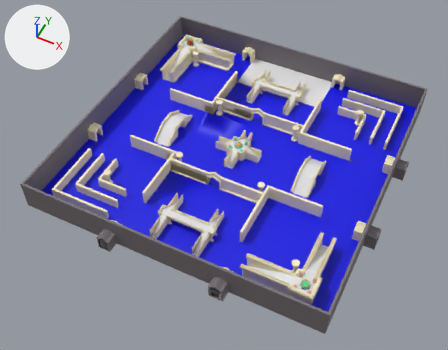
The FBX model Assets/Models/stage/stage_texturized.fbx, before and after one commit.
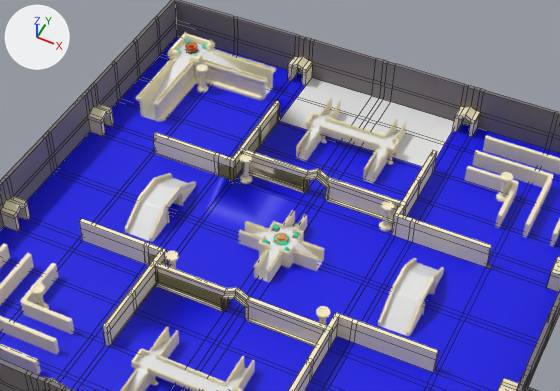
There are two pictures of each version: one whole from a camera (50 mm lens) standing at (36.8, -80.1, 92.1) and looking at (-0.5, -5.5, -1.2), one close up on the part from 19% to 87% of the width and 5% to 65% of the height. Arrows for +X, +Y and +Z are at upper left; the lights stay in place. The close-ups show mesh edges as thin lines. Where no turn or scale is listed for an object, it has been applied to the vertices. Vertices at the same position are counted once.

Before the edit, the objects in view are built like this:
```python
me_cube_001 = bpy.data.meshes.new('Cube.001')
me_cube_001.from_pydata(...)  # 2210 vertices, 2305 faces; spans x -32.1..32.1, y -32.1..32.1, z 0.0..6.0
# faces by material slot: [1338, 348, 31, 588]
me_cube_001.materials.append(mat_material_001)  # grey #777074
me_cube_001.materials.append(mat_material_002)  # its picture is missing
me_cube_001.materials.append(mat_material_009)  # its picture is missing
me_cube_001.materials.append(mat_material_010)  # beige #f5ebc5
me_cube_009 = bpy.data.meshes.new('Cube.009')
me_cube_009.from_pydata(...)  # 1608 vertices, 1564 faces; spans x -0.44..11.08, y -8.26..1.79, z -0.77..1.67
# faces by material slot: [1495, 69]
me_cube_009.materials.append(mat_material_010)  # beige #f5ebc5
me_cube_009.materials.append(mat_material_006)  # its picture is missing
me_cube_011 = bpy.data.meshes.new('Cube.011')
me_cube_011.from_pydata(...)  # 142 vertices, 107 faces; spans x -10.4..42.9, y -10.6..42.1, z -1.0..1.0
me_cube_011.materials.append(mat_material_010)  # beige #f5ebc5
ob_cube = bpy.data.objects.new('Cube', me_cube_001)
ob_cube.location = (0.0, 0.0, 0.0)
ob_cube_008 = bpy.data.objects.new('Cube.008', me_cube_011)
ob_cube_008.location = (-16.24, -15.72, 1.48)
ob_cube_010 = bpy.data.objects.new('Cube.010', me_cube_009)
ob_cube_010.location = (-5.43, 22.94, 1.26)
# also in view: 'Cube.009' at (-0.1, -21.2, 1.7); 'Cube.007' at (15.3, 0.0, 1.9); 'Cube.004' at (-15.2, 0.0, 1.9); 'Cube.001' at (0.0, 0.0, 1.7); 'Cube.011' at (-19.8, 19.7, 2.5)
```
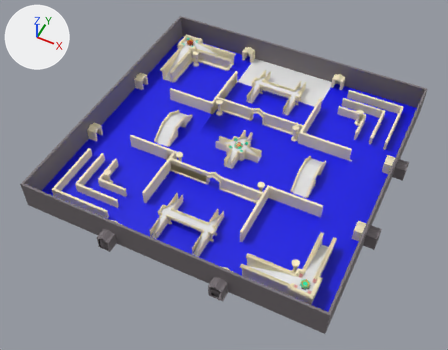
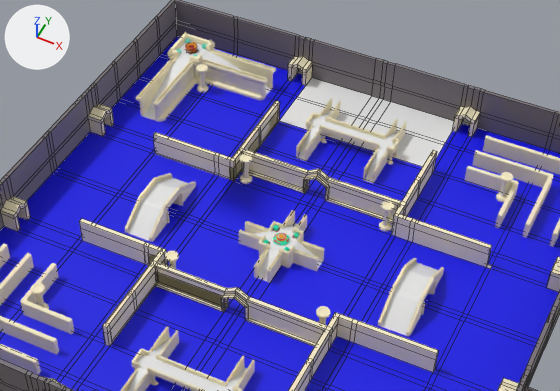
Commit message: hotfix stage

The change, as a diff of the scene's bpy script:
```diff
--- a/Assets/Models/stage/stage_texturized.fbx.py
+++ b/Assets/Models/stage/stage_texturized.fbx.py
@@ me_cube_001 @@
 # used by ob_cube; location = (0.0, 0.0, 0.0)
-me_cube_001.from_pydata(...)  # 2210 vertices, 2305 faces; spans x -32.1..32.1, y -32.1..32.1, z 0.0..6.0
+me_cube_001.from_pydata(...)  # 2209 vertices, 2287 faces; spans x -32.1..32.1, y -32.1..32.1, z 0.0..6.0
+# me_cube_001 part 1
+# 1 vertex is removed from x -9.8, y -20.0, z 0.8
+# 11 faces are deleted
+# 3 new faces join them, mat_material_010 (beige #f5ebc5)
+# me_cube_001 part 2
+# 12 faces are deleted
+# 2 new faces join them, mat_material_010 (beige #f5ebc5)
 me_cube_001.materials.append(mat_material_001)
```

Boxes (x1, y1, x2, y2) around the edits, measured in the close-ups (560 x 391 px):
part 1 of me_cube_001, cut back: before (110, 272, 228, 343); after (110, 272, 156, 340)
part 2 of me_cube_001, cut back: before (218, 109, 308, 193)
